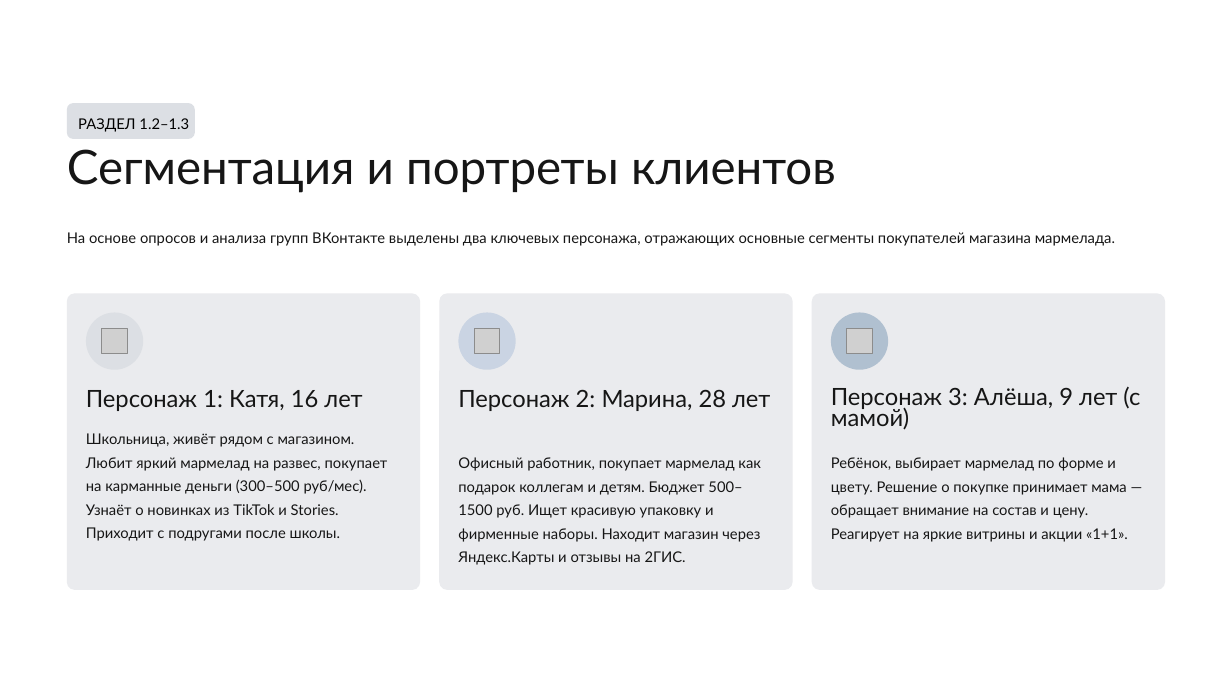
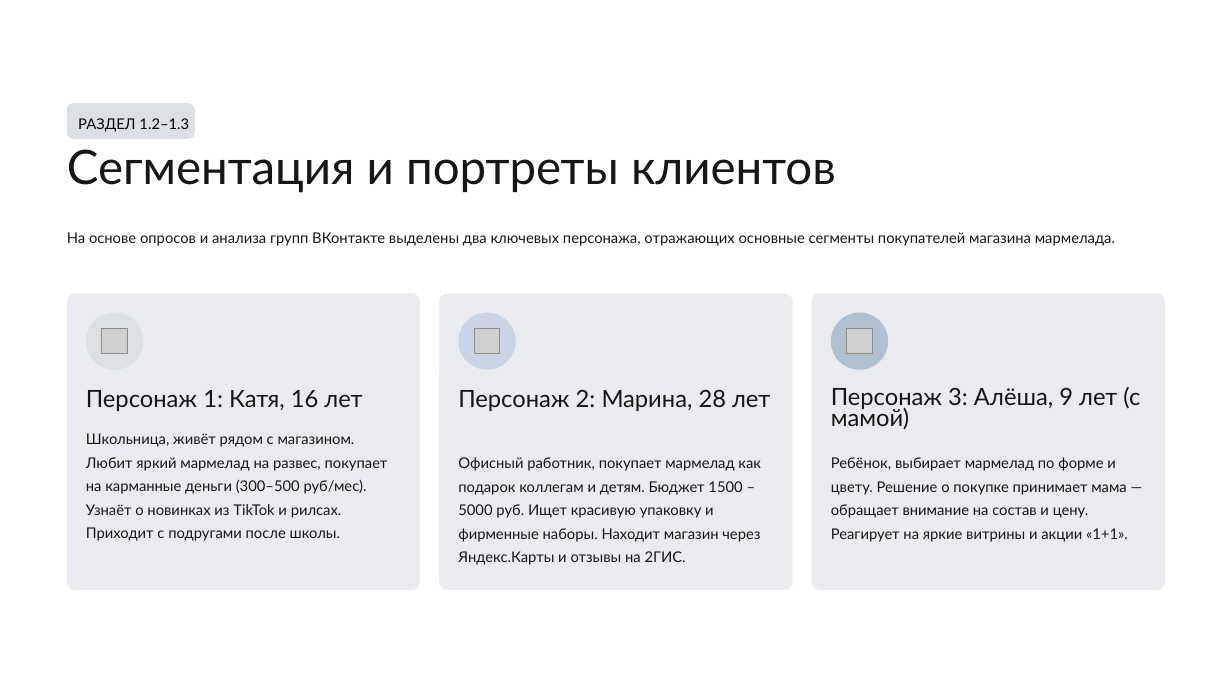
Before and after one commit to yattttto/Home-Work, a slide deck: slide 3 of GOTOVO2.pptx. Drawn at 1232x693 pixels with LibreOffice and Linux fonts; fonts in the diff are those of the drawing; grey boxes stand for pictures; background and template pictures are left out. Boxes give left, top, right and bottom in pixels: in the first picture for what was removed or moved away, otherwise in the second. Text is boxed around its words. In the diff, an @@ line names an element or a change of style, - is before the commit and + after.

```diff
--- a/GOTOVO2.pptx
+++ b/GOTOVO2.pptx
@@ text at (86, 457, 388, 541): text changed @@
-Школьница, живёт рядом с магазином. Любит яркий мармелад на развес, покупает на карманные деньги (300–500 руб/мес). Узнаёт о новинках из TikTok и Stories. Приходит с подругами после школы.
+Школьница, живёт рядом с магазином. Любит яркий мармелад на развес, покупает на карманные деньги (300–500 руб/мес). Узнаёт о новинках из TikTok и рилсах. Приходит с подругами после школы.
@@ text at (458, 457, 761, 565): text changed @@
-Офисный работник, покупает мармелад как подарок коллегам и детям. Бюджет 500–1500 руб. Ищет красивую упаковку и фирменные наборы. Находит магазин через Яндекс.Карты и отзывы на 2ГИС.
+Офисный работник, покупает мармелад как подарок коллегам и детям. Бюджет 1500 –5000 руб. Ищет красивую упаковку и фирменные наборы. Находит магазин через Яндекс.Карты и отзывы на 2ГИС.
```
Also in this commit, not shown: 2 other slides changed.
